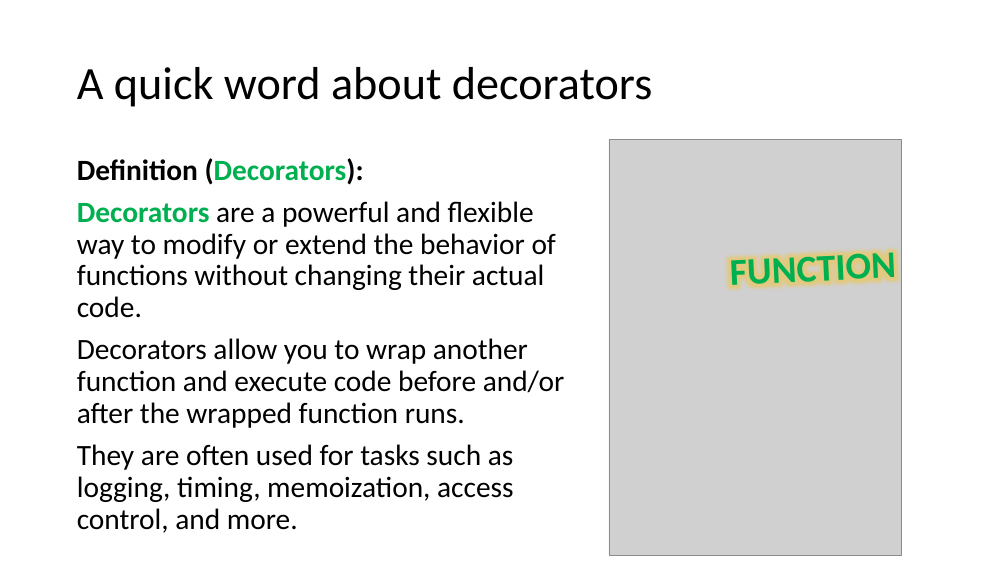
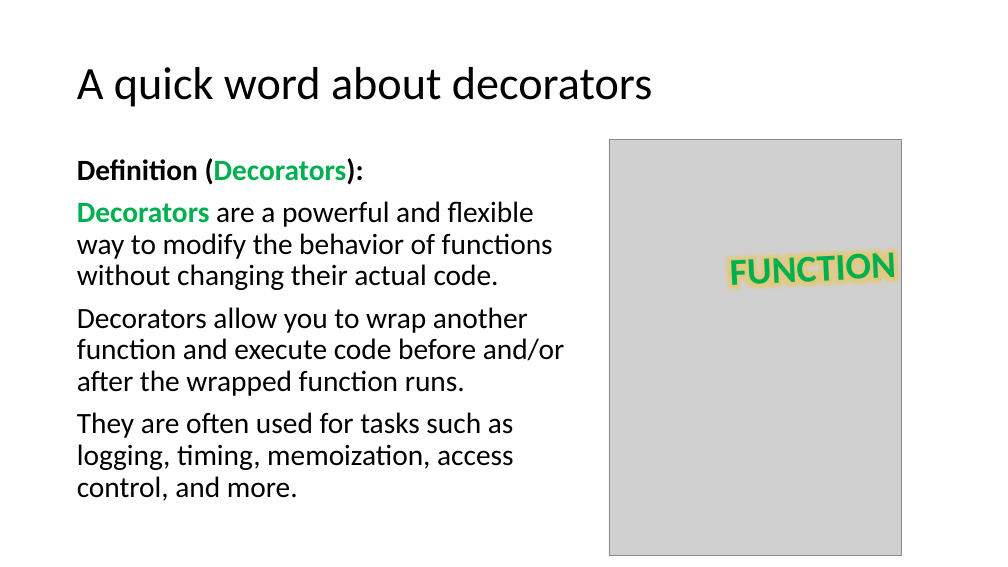
Before and after one commit to matthieudemari/SUTD_ILP_Computing, a slide deck: slide 23 of Chapter 9/Lecture_9.pptx. Drawn at 1008x567 pixels with LibreOffice and Linux fonts; fonts in the diff are those of the drawing; grey boxes stand for pictures. Boxes give left, top, right and bottom in pixels: in the first picture for what was removed or moved away, otherwise in the second. Text is boxed around its words. In the diff, an @@ line names an element or a change of style, - is before the commit and + after.

Commit message:
Done teaching 2026 run until Lecture 8.

```diff
--- a/Chapter 9/Lecture_9.pptx
+++ b/Chapter 9/Lecture_9.pptx
@@ text at bbox=[77, 201, 553, 290]: text changed @@
-Decorators are a powerful and flexible way to modify or extend the behavior of functions without changing their actual code.
+Decorators are a powerful and flexible way to modify the behavior of functions without changing their actual code.
```
Also in this commit, not shown: 31 other files.
